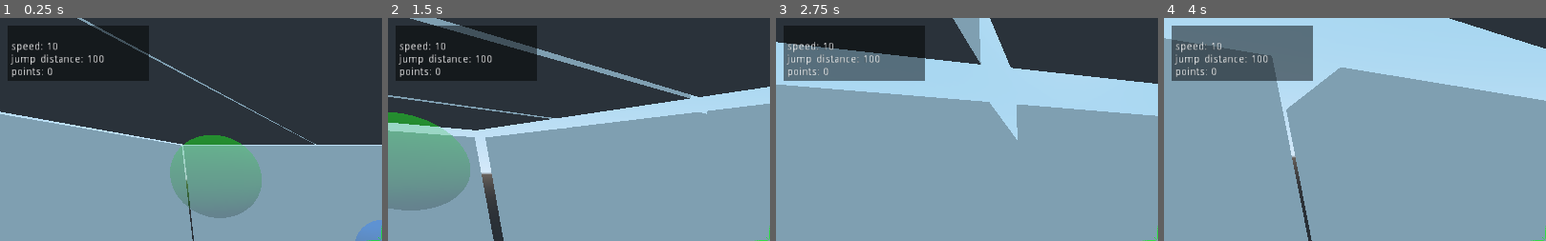
Above: before the commit, frames 1-4 (left to right).
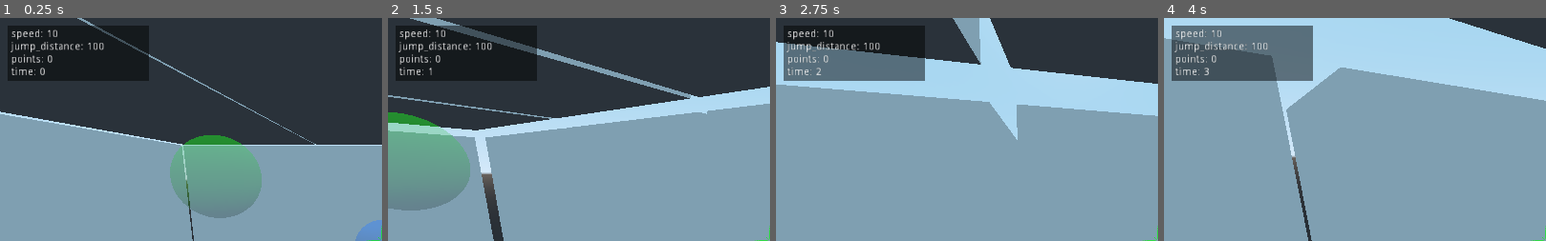
Above: after the commit, the same moments.

Repository: winston-yallow/leaps_and_bounds
Game: Godot game, scene res://levels/00_TestLevel.tscn
Two runs of this game, one before a commit and one after it. Both use one fixed random seed, a clock stepped at 60 frames per second and the inputs below.
Inputs (mouse positions are % of the whole screen's width and height, from its top left):
- Up to frame 1 (0.25 s): no input
- Up to frame 2 (1.5 s): move the mouse to (55, 50) at 0.52 s; click (55, 50) at 0.77 s; move the mouse to (45, 50) at 1.27 s
- Up to frame 3 (2.75 s): click (45, 50) at 1.52 s; move the mouse to (52, 48) at 2.02 s
- Up to frame 4 (4 s): move the mouse to (49, 52) at 2.77 s; click (49, 52) at 3.02 s; move the mouse to (57, 51) at 3.52 s; click (57, 51) at 3.77 s
The pictures show only the part of the screen within x 0-50%, y 0-50%; the shares and areas given below are measured in that part.

The runs differ from the first frame. In frame 1, 1.3% of the frame differs, in the area x 2-28%, y 5-27%; in frame 2, 1.2%; in frame 3, 1.1%; in frame 4, 1.1%.

Commit message:
Include time stats and update stats every frame

Diff:
--- a/game/player/Player.gd
+++ b/game/player/Player.gd
@@ -23,11 +23,13 @@
 )
 var jump_speed: float
 
-var stats_template := """
-speed: {speed}
+var stats_template := """speed: {speed}
 jump_distance: {ray_length}
 points: {points}
+time: {time}
 """
+
+onready var starting_time := OS.get_ticks_msec()
 
 onready var cam_pivot := $CameraPivot
 onready var cam: Camera = $CameraPivot/ClippedCamera
@@ -45,7 +47,8 @@
     stats.text = stats_template.format({
         'speed': speed,
         'ray_length': ray_length,
-        'points': points
+        'points': points,
+        'time': round((OS.get_ticks_msec() - starting_time) / 1000)
     })
 
 func on_detection(other: Node) -> void:
@@ -60,7 +63,6 @@
             _: # Immediately return without stats update when no match was found
                 return
         other.consume()
-        update_stats_label()
 
 func _input(event: InputEvent) -> void:
     if current_state == STATE.WAITING:
@@ -128,3 +130,5 @@
         )
         if jump_progress >= 1.0:
             current_state = STATE.WAITING
+
+    update_stats_label()
